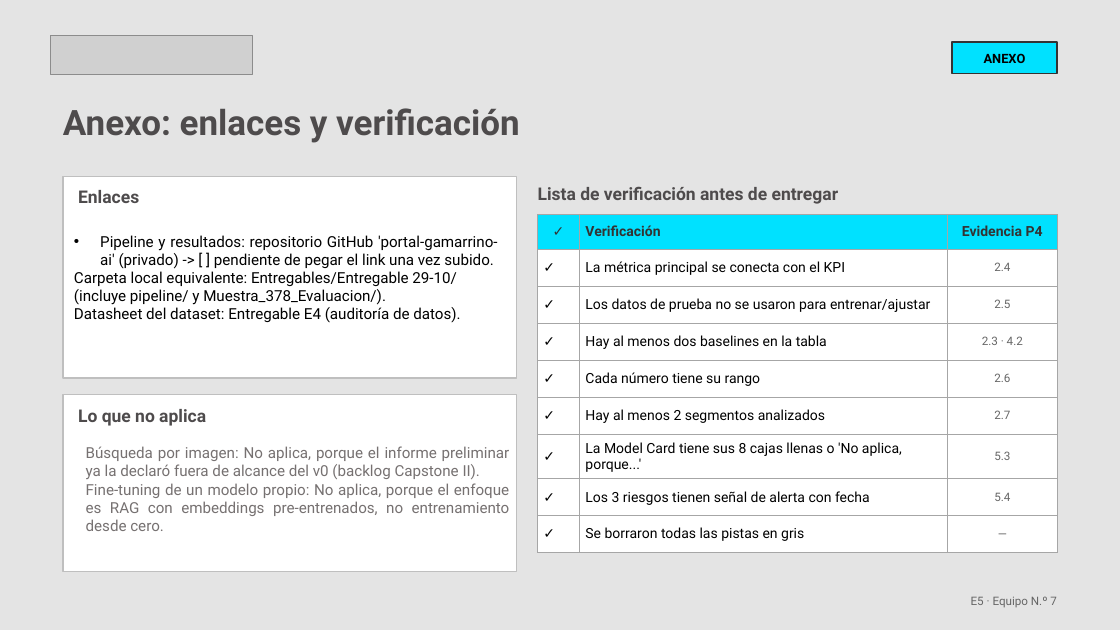
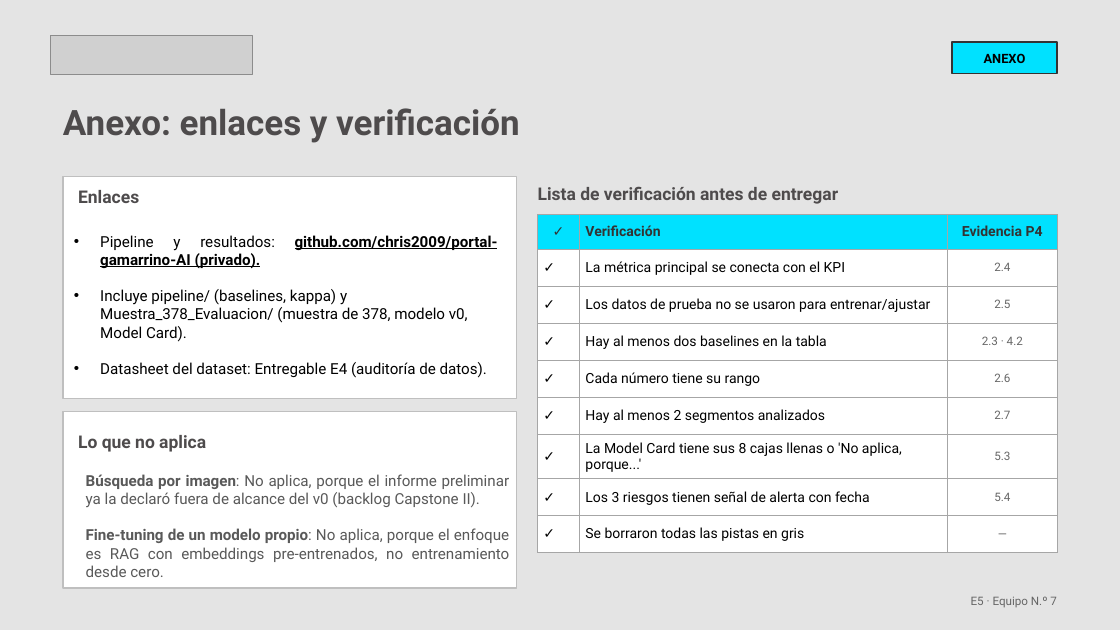
Before and after one commit to chris2009/portal-gamarrino-AI, a slide deck: slide 10 of E5_Equipo7_Portal_Gamarrino.pptx. Drawn at 1120x630 pixels with LibreOffice and Linux fonts; fonts in the diff are those of the drawing; grey boxes stand for pictures. Boxes give left, top, right and bottom in pixels: in the first picture for what was removed or moved away, otherwise in the second. Text is boxed around its words. In the diff, an @@ line names an element or a change of style, - is before the commit and + after.

```diff
--- a/E5_Equipo7_Portal_Gamarrino.pptx
+++ b/E5_Equipo7_Portal_Gamarrino.pptx
@@ rectangle: place and size @@
-rectangle at box(63, 176, 517, 378)
+rectangle at box(63, 176, 517, 398)
@@ text at box(100, 235, 498, 342): text changed @@
-• Pipeline y resultados: repositorio GitHub 'portal-gamarrino-ai' (privado) -> [ ] pendiente de pegar el link una vez subido.
-Carpeta local equivalente: Entregables/Entregable 29-10/ (incluye pipeline/ y Muestra_378_Evaluacion/).
+• Pipeline y resultados: github.com/chris2009/portal-gamarrino-AI (privado).
+• Incluye pipeline/ (baselines, kappa) y Muestra_378_Evaluacion/ (muestra de 378, modelo v0, Model Card).
@@ text at box(100, 362, 487, 378): bullet none to • @@
@@ rectangle: place and size @@
-rectangle at box(63, 395, 517, 571)
+rectangle at box(63, 412, 517, 588)
@@ text "Lo que no aplica": place and size @@
-text "Lo que no aplica" at box(78, 409, 206, 426)
+text "Lo que no aplica" at box(78, 435, 206, 452)
@@ text "Búsqueda por imagen: No aplica, ...": place and size @@
-text "Búsqueda por imagen: No aplica, ..." at box(86, 446, 510, 531)
+text "Búsqueda por imagen: No aplica, ..." at box(86, 474, 510, 577)
@@ text "Búsqueda por imagen: No aplica, ..." at box(86, 474, 510, 577): text colour #767171 to #595959; bold on in "Búsqueda por imagen:", "Fine-tuning de un modelo propio:" @@
```
Also in this commit, not shown: 3 other slides changed, 4 other files.
